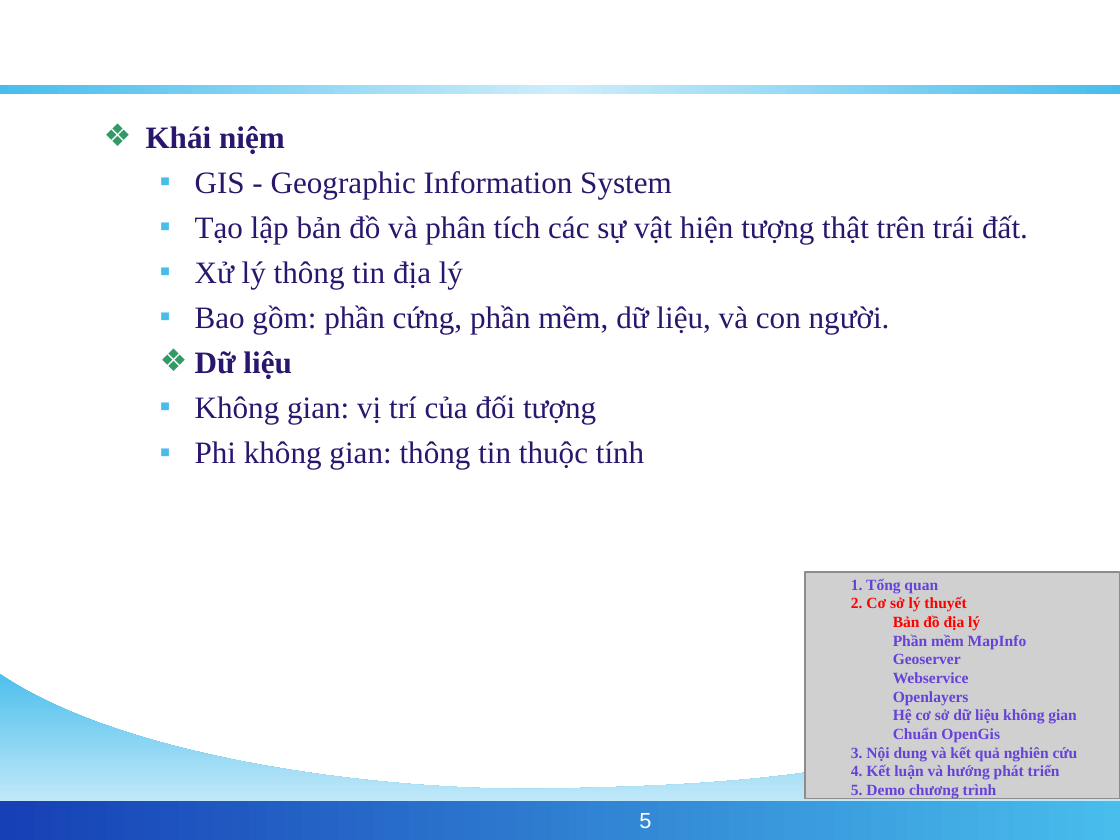
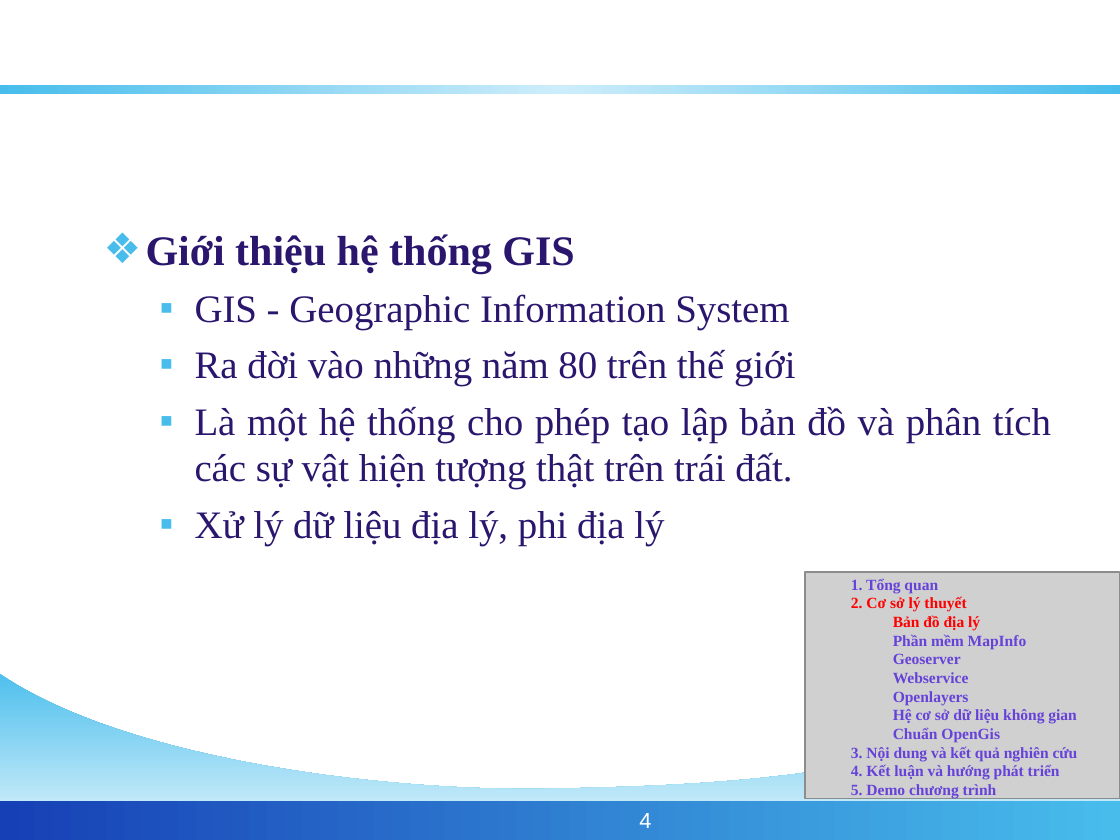
Before and after one commit to phamngsinh/cantho-webgis, a slide deck: slide 4 of Document/Bao Cao/BaoCaoLuanVan.ppt (slide 5 before the commit). Drawn at 1120x840 pixels with LibreOffice and Linux fonts; fonts in the diff are those of the drawing; grey boxes stand for pictures; background and template pictures are left out. Boxes give left, top, right and bottom in pixels: in the first picture for what was removed or moved away, otherwise in the second. Text is boxed around its words. In the diff, an @@ line names an element or a change of style, - is before the commit and + after.

```diff
--- a/Document/Bao Cao/BaoCaoLuanVan.ppt
+++ b/Document/Bao Cao/BaoCaoLuanVan.ppt
@@ text "Giới thiệu hệ thống GIS": place and size @@
-text "Giới thiệu hệ thống GIS" at [146,126,1028,469]
+text "Giới thiệu hệ thống GIS" at [146,234,1051,546]
@@ text at [146,234,574,274]: text changed; size 20 to 27 pt @@
-❖ Khái niệm
+❖ Giới thiệu hệ thống GIS
@@ text at [195,294,789,330]: size 20 to 25 pt in "GIS - Geographic Information System"; more space between paragraphs @@
@@ text at [195,350,1051,546]: text changed; size 20 to 25 pt @@
-  ▪ Tạo lập bản đồ và phân tích các sự vật hiện tượng thật trên trái đất.
-  ▪ Xử lý thông tin địa lý
-  ▪ Bao gồm: phần cứng, phần mềm, dữ liệu, và con người.
-  ❖ Dữ liệu
-  ▪ Không gian: vị trí của đối tượng
-  ▪ Phi không gian: thông tin thuộc tính
+  ▪ Ra đời vào những năm 80 trên thế giới
+  ▪ Là một hệ thống cho phép tạo lập bản đồ và phân tích các sự vật hiện tượng thật trên trái đất.
+  ▪ Xử lý dữ liệu địa lý, phi địa lý
@@ page number at [639,813,651,828]: text changed @@
-5
+4
```
Also in this commit, not shown: 12 other slides changed, 1 slide added, 1 slide removed.
